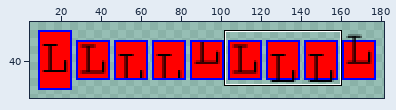
Two versions of one sprite sheet, tests/TestFiles/Direct2D1/Controls/TextBlock/RestrictedHeight_VerticalAlign.expected.png. Above: a wide view before the commit, with the close-up outlined.
Close-up. First the earlier version:
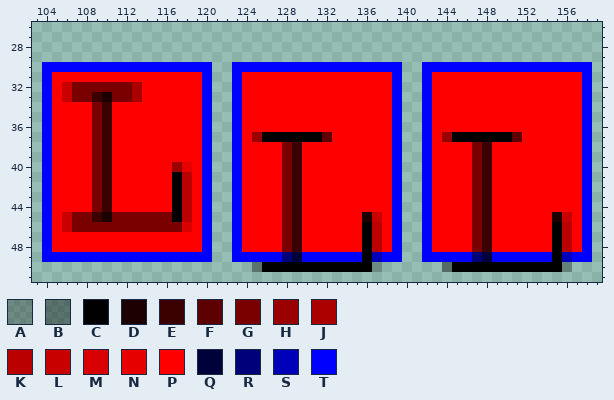
The file is 190x80 pixels. Pixels under 10% opacity are left out. Colours within 5 levels of each other are drawn and written as one. Shown: x 103..159, y 26..51. The wide view leaves out empty margins. The commit also changed other parts of the picture, which this record leaves out.
Palette (. is transparent): A #00000046  B #00000064  C #000000  D #1d0000  E #3b0000  F #5c0000  G #7a0000  H #9b0000  J #aa0000  K #bb0000  L #c80000  M #d80000  N #e70000  P #ff0000  Q #00003b  R #00007a  S #0000bb  T #0000ff
Pixels before, first column x 104:
30 TTTTTTTTTTTTTTTTT..TTTTTTTTTTTTTTTTT..TTTTTTTTTTTTTTTTT
31 TPPPPPPPPPPPPPPPT..TPPPPPPPPPPPPPPPT..TPPPPPPPPPPPPPPPT
32 TPLGGGGGGJPPPPPPT..TPPPPPPPPPPPPPPPT..TPPPPPPPPPPPPPPPT
33 TPLGGEDGGJPPPPPPT..TPPPPPPPPPPPPPPPT..TPPPPPPPPPPPPPPPT
34 TPPPPGEPPPPPPPPPT..TPPPPPPPPPPPPPPPT..TPPPPPPPPPPPPPPPT
35 TPPPPGEPPPPPPPPPT..TPPPPPPPPPPPPPPPT..TPPPPPPPPPPPPPPPT
36 TPPPPGEPPPPPPPPPT..TPPPPPPPPPPPPPPPT..TPPPPPPPPPPPPPPPT
37 TPPPPGEPPPPPPPPPT..TPHCCCCCCFPPPPPPT..TPHCCCCCCFPPPPPPT
38 TPPPPGEPPPPPPPPPT..TPPPPGEPPPPPPPPPT..TPPPPGEPPPPPPPPPT
39 TPPPPGEPPPPPPPPPT..TPPPPGEPPPPPPPPPT..TPPPPGEPPPPPPPPPT
40 TPPPPGEPPPPPPHNPT..TPPPPGEPPPPPPPPPT..TPPPPGEPPPPPPPPPT
41 TPPPPGEPPPPPPCKPT..TPPPPGEPPPPPPPPPT..TPPPPGEPPPPPPPPPT
42 TPPPPGEPPPPPPCKPT..TPPPPGEPPPPPPPPPT..TPPPPGEPPPPPPPPPT
43 TPPPPGEPPPPPPCKPT..TPPPPGEPPPPPPPPPT..TPPPPGEPPPPPPPPPT
44 TPPPPGEPPPPPPCKPT..TPPPPGEPPPPPPPPPT..TPPPPGEPPPPPPPPPT
45 TPLGGEDGGGGGGCKPT..TPPPPGEPPPPPPDLPT..TPPPPGEPPPPPPDLPT
46 TPLGGGGGGGGGGGMPT..TPPPPGEPPPPPPCKPT..TPPPPGEPPPPPPCKPT
47 TPPPPPPPPPPPPPPPT..TPPPPGEPPPPPPCKPT..TPPPPGEPPPPPPCKPT
48 TPPPPPPPPPPPPPPPT..TPPPPGEPPPPPPCKPT..TPPPPGEPPPPPPCKPT
49 TTTTTTTTTTTTTTTTT..TTTTTRQTTTTTTCSTT..TTTTTRQTTTTTTCSTT
50 .....................BCCCCCCCCCCCA......BCCCCCCCCCCCA..
The same view after the edit:
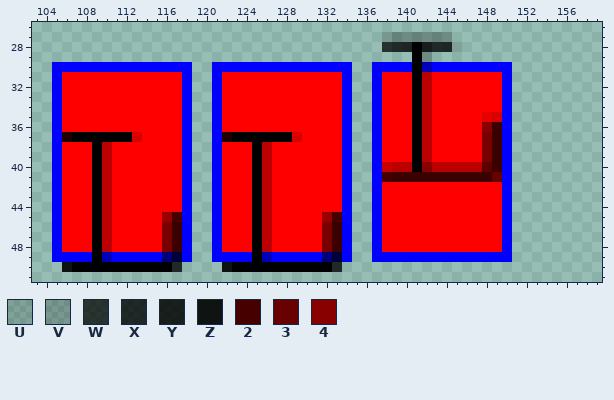
Colours new in this view: U #00000027  V #00000035  W #000000b9  X #000000c8  Y #000000d6  Z #000000e5  2 #460000  3 #680000  4 #880000
The exact change:
Changed rows in their new state; - is an unchanged pixel.
first column x 104:
27 ----------------------------------VAAAAAA--------------
28 ----------------------------------WXXCYXXU-------------
29 -------------------------------------CA----------------
30 .--------------..TT------------..---TCS--------........
31 .T------------T..TPP----------T..T-PPCK-------T........
32 .TPPPPPPPP----T..TPP----------T..T-PPCK-------T........
33 .TPPPPPPPP----T..TPP----------T..T-PPCK-------T........
34 .T---PP-------T..TPP----------T..T-PPCK-------T........
35 .T---PP-------T..TPP----------T..T-PPCK-----NMT........
36 .T---PP-------T..TPP----------T..T-PPCK-----4ET........
37 .TDCCCCCCM----T..TDCCC---MPPP-T..T-PPCK-PPPPGET........
38 .T---CK-------T..TPP-CK-PP----T..T-PPCK----PGET........
39 .T---CK-------T..TPP-CK-PP----T..T-PPCK----PGET........
40 .T---CK------PT..TPP-CK-PP----T..TLKKC4KKKKKFET........
41 .T---CK------PT..TPP-CK-PP----T..T2EEEEEEEEE-3T........
42 .T---CK------PT..TPP-CK-PP----T..T-PPPP----PP-T........
43 .T---CK------PT..TPP-CK-PP----T..T-PPPP----PP-T........
44 .T---CK------PT..TPP-CK-PP----T..T-PPPP----PP-T........
45 .TPPPCKPPPPPH2T..TPP-CK-PP--H2T..T-PPPP----PP-T........
46 .TPPPCKPPPPP-ET..TPP-CK-PP--GET..T-PPPP----PP-T........
47 .T---CK-----GET..TPP-CK-PP--GET..T-PPPP----PP-T........
48 .T---CK-----GET..TPP-CK-PP--GET..T-PPPP----PP-T........
49 .----CS-----RQ-..TT--CS-TT--RQ-..T--TT-----TT--........
50 --ZCCCCCCCCCCX----ZCCC-------X....------.............--
